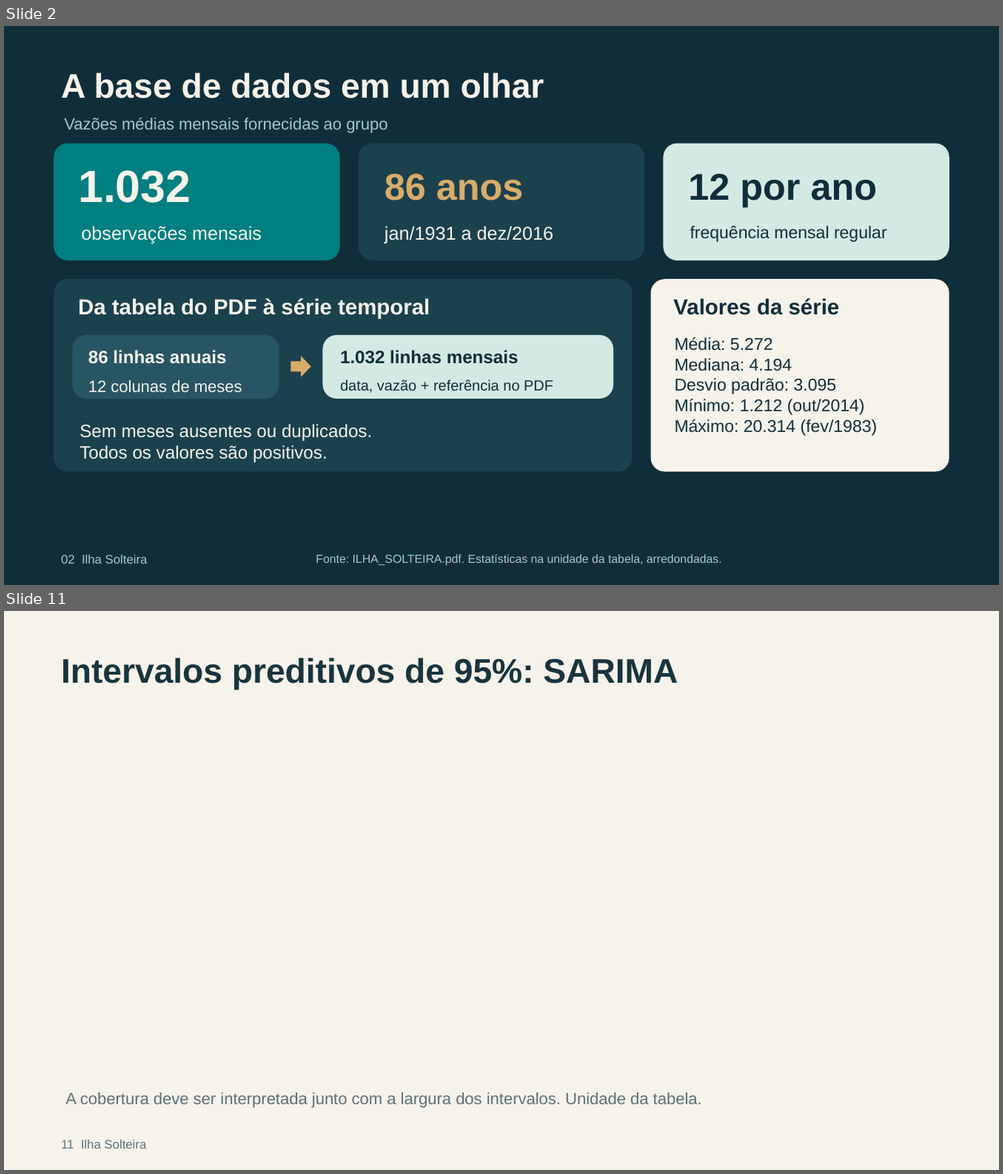
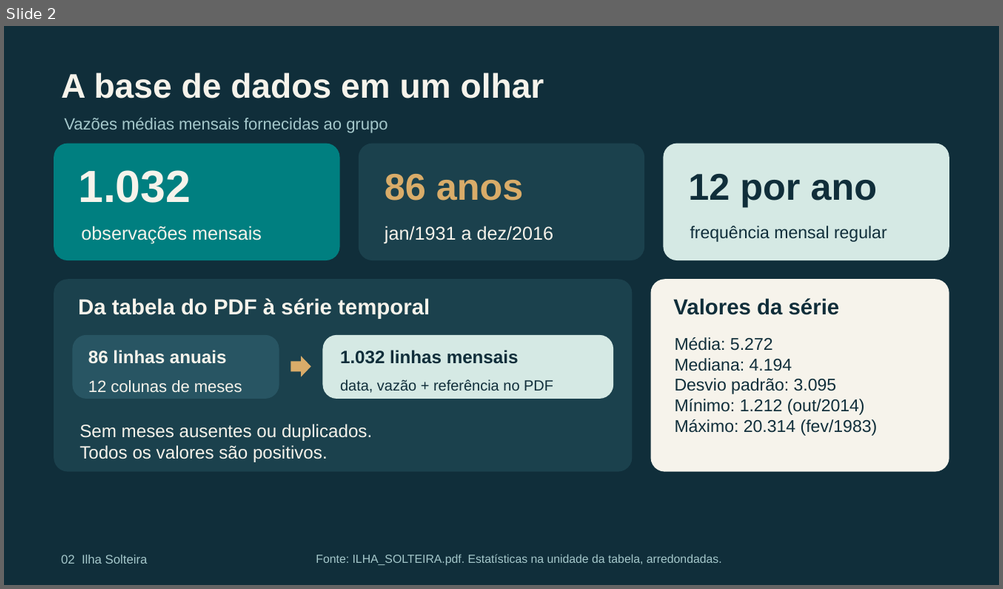
Before and after one commit to letfontenelle/modelagem-analitica, a slide deck: output/apresentacao_ilha_solteira.pptx. Shown one above the other, each under a label of ours: slides 2 and 11 before the commit, slide 2 after it; the slides between them are not shown. The pictures are 1003x1174 and 1003x589 pixels, drawn with LibreOffice and Linux fonts; fonts in the diff are those of the drawing. Boxes give left, top, right and bottom in pixels: in the first picture for what was removed or moved away, otherwise in the second. Text is boxed around its words. In the diff, an @@ line names an element or a change of style, - is before the commit and + after.

```diff
--- a/output/apresentacao_ilha_solteira.pptx
+++ b/output/apresentacao_ilha_solteira.pptx
@@ slide 11 removed at (4,611,999,1170), background #F6F3EB @@
@@ text removed at (61,658,677,690) @@
-Intervalos preditivos de 95%: SARIMA
@@ text removed at (65,1093,702,1108) @@
-A cobertura deve ser interpretada junto com a largura dos intervalos. Unidade da tabela.
@@ text removed at (61,1140,146,1149) @@
-11 Ilha Solteira
```
Also in this commit, not shown: 7 slides changed, 4 slides added, 6 other slides removed, 6 other files.
